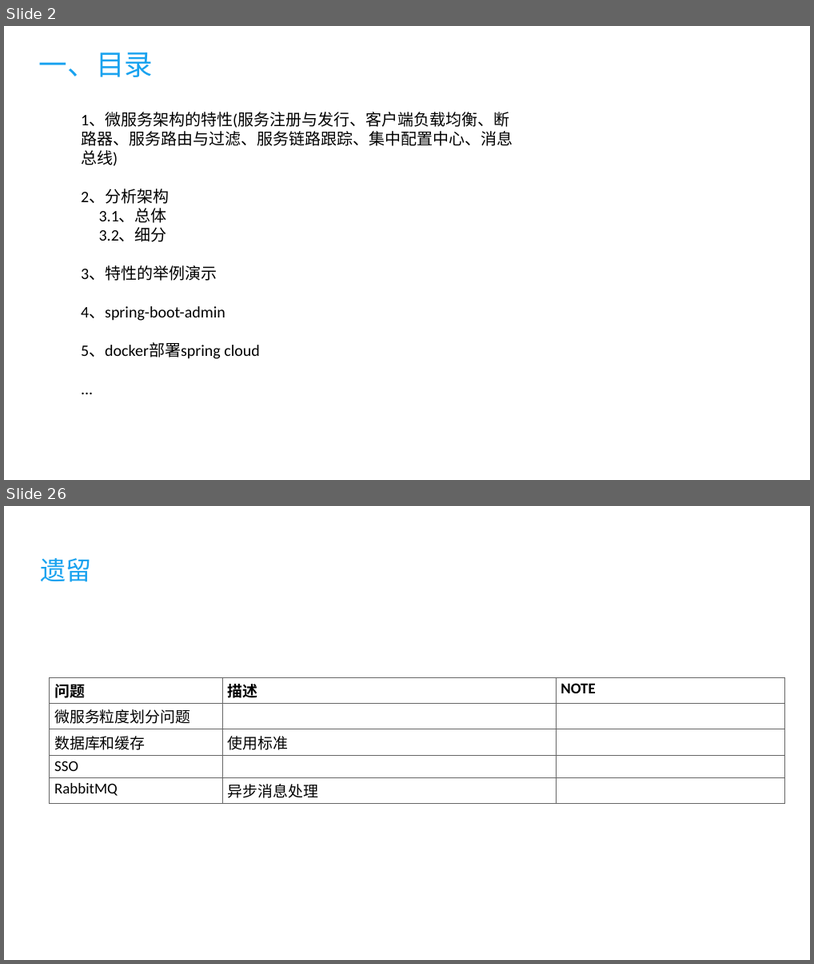
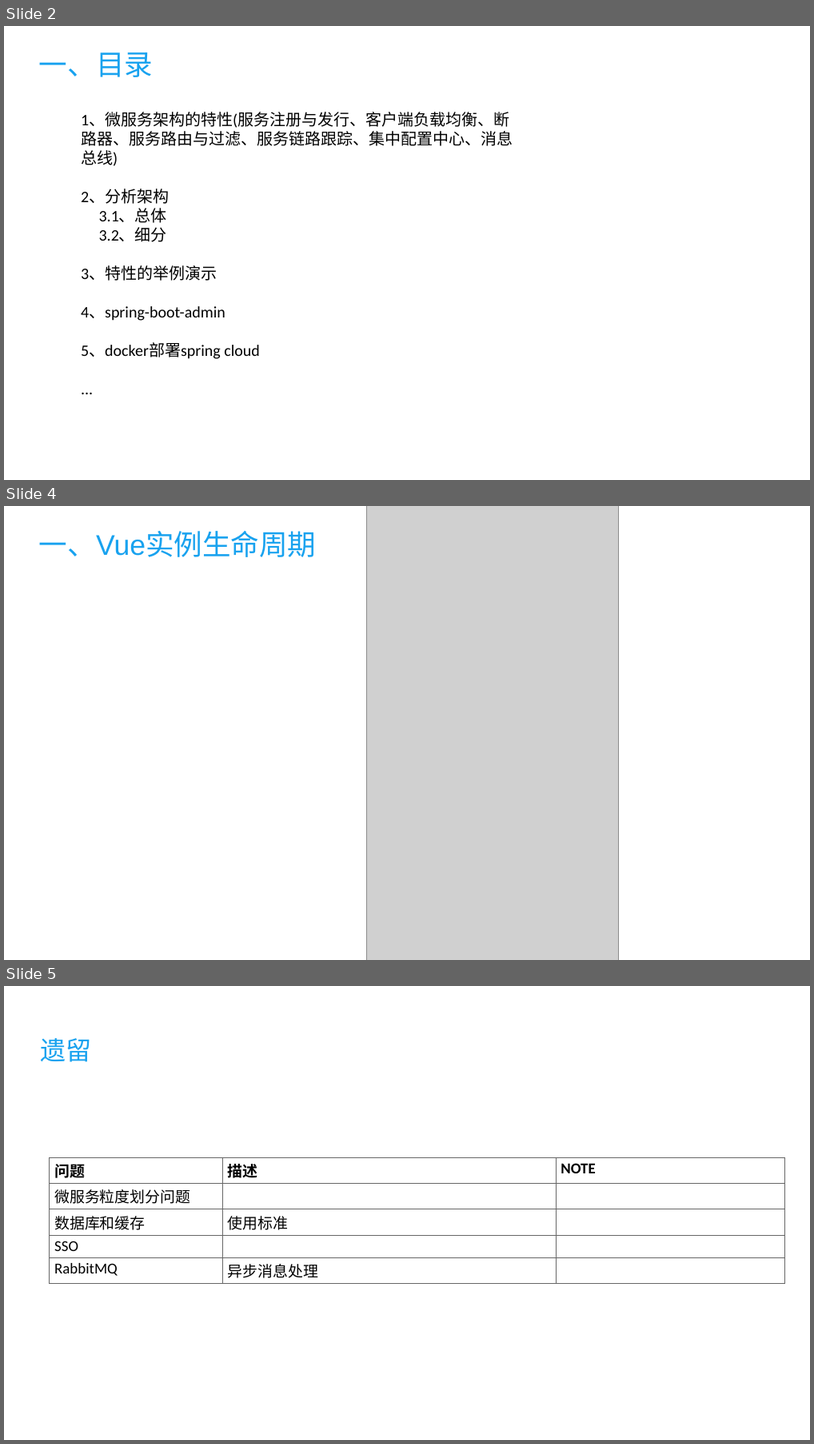
Before and after one commit to kuailewangzi1212/vue, a slide deck: doc/vue.pptx. Shown one above the other, each under a label of ours: slides 2 and 26 before the commit, slides 2, 4 and 5 after it; the slides between them are not shown. The pictures are 814x964 and 814x1444 pixels, drawn with LibreOffice and Linux fonts; fonts in the diff are those of the drawing; grey boxes stand for pictures. Boxes give left, top, right and bottom in pixels: in the first picture for what was removed or moved away, otherwise in the second. Text is boxed around its words. In the diff, an @@ line names an element or a change of style, - is before the commit and + after.

```diff
--- a/doc/vue.pptx
+++ b/doc/vue.pptx
@@ slide 4 added at box(4, 506, 810, 960), background #FFFFFF @@
@@ picture added at box(367, 506, 619, 960) @@
@@ title added at box(39, 531, 317, 557), 32 pt, text #18A2EF @@
+一、Vue实例生命周期
@@ what was slide 26 is now slide 5 @@
```
Also in this commit, not shown: 1 slide changed, 22 slides removed, 3 other files.
